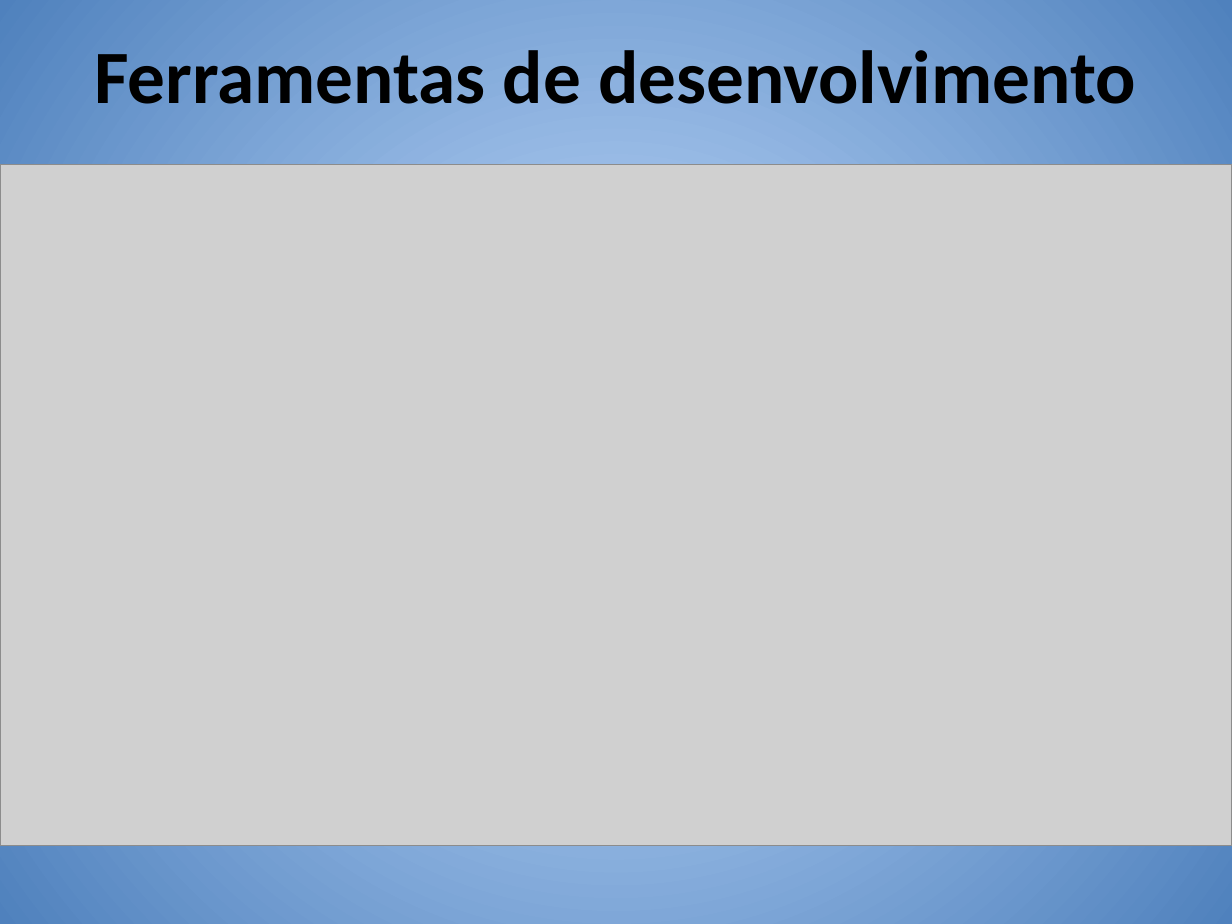
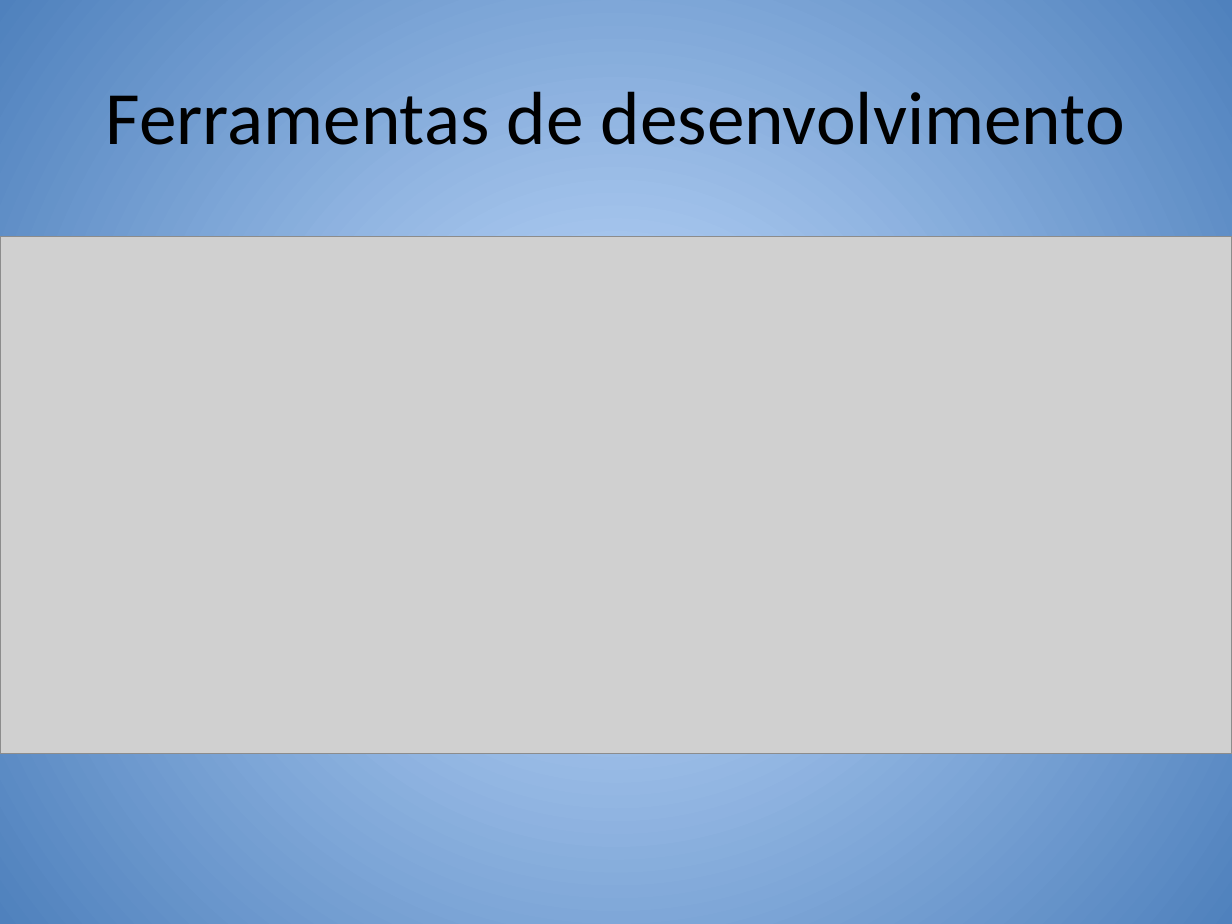
Before and after one commit to CaioViktor/TrabalhoCG, a slide deck: slide 12 of Apresentação/Vila do Chaves.pptx. Drawn at 1232x924 pixels with LibreOffice and Linux fonts; fonts in the diff are those of the drawing; grey boxes stand for pictures. Boxes give left, top, right and bottom in pixels: in the first picture for what was removed or moved away, otherwise in the second. Text is boxed around its words. In the diff, an @@ line names an element or a change of style, - is before the commit and + after.

```diff
--- a/Apresentação/Vila do Chaves.pptx
+++ b/Apresentação/Vila do Chaves.pptx
@@ title "Ferramentas de desenvolvimento" at [106, 91, 1125, 145]: bold off @@
@@ picture: place and size @@
-picture at [0, 164, 1232, 845]
+picture at [0, 237, 1232, 754]
```
Also in this commit, not shown: 6 other slides changed, 1 other file.
